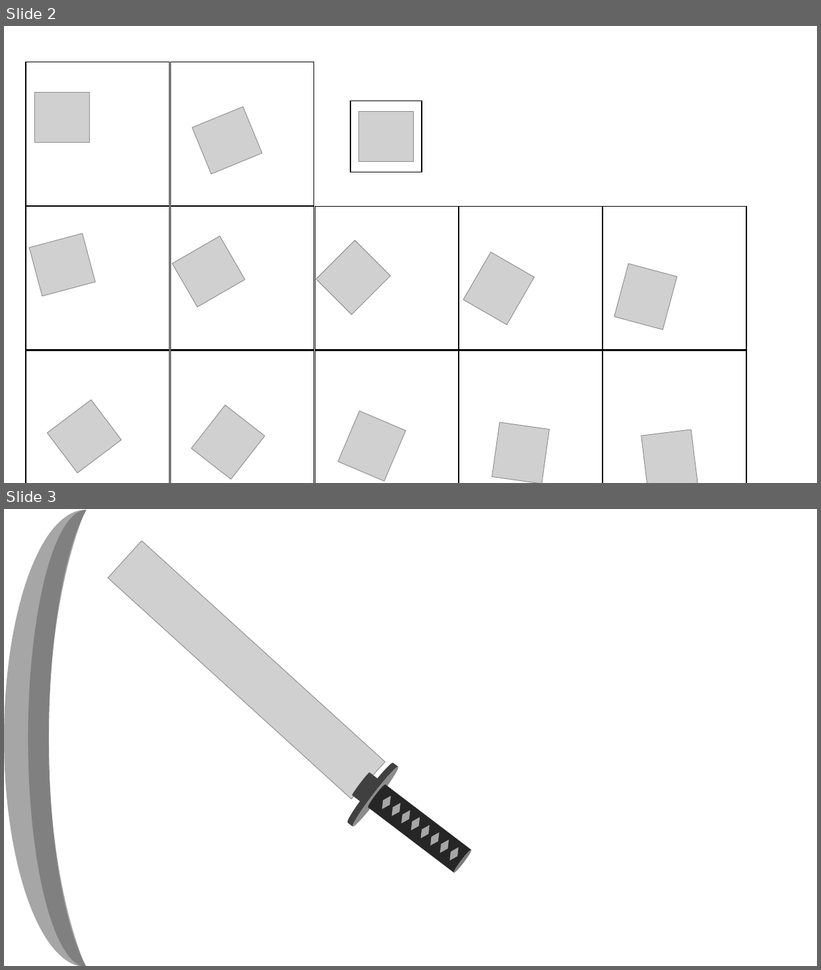
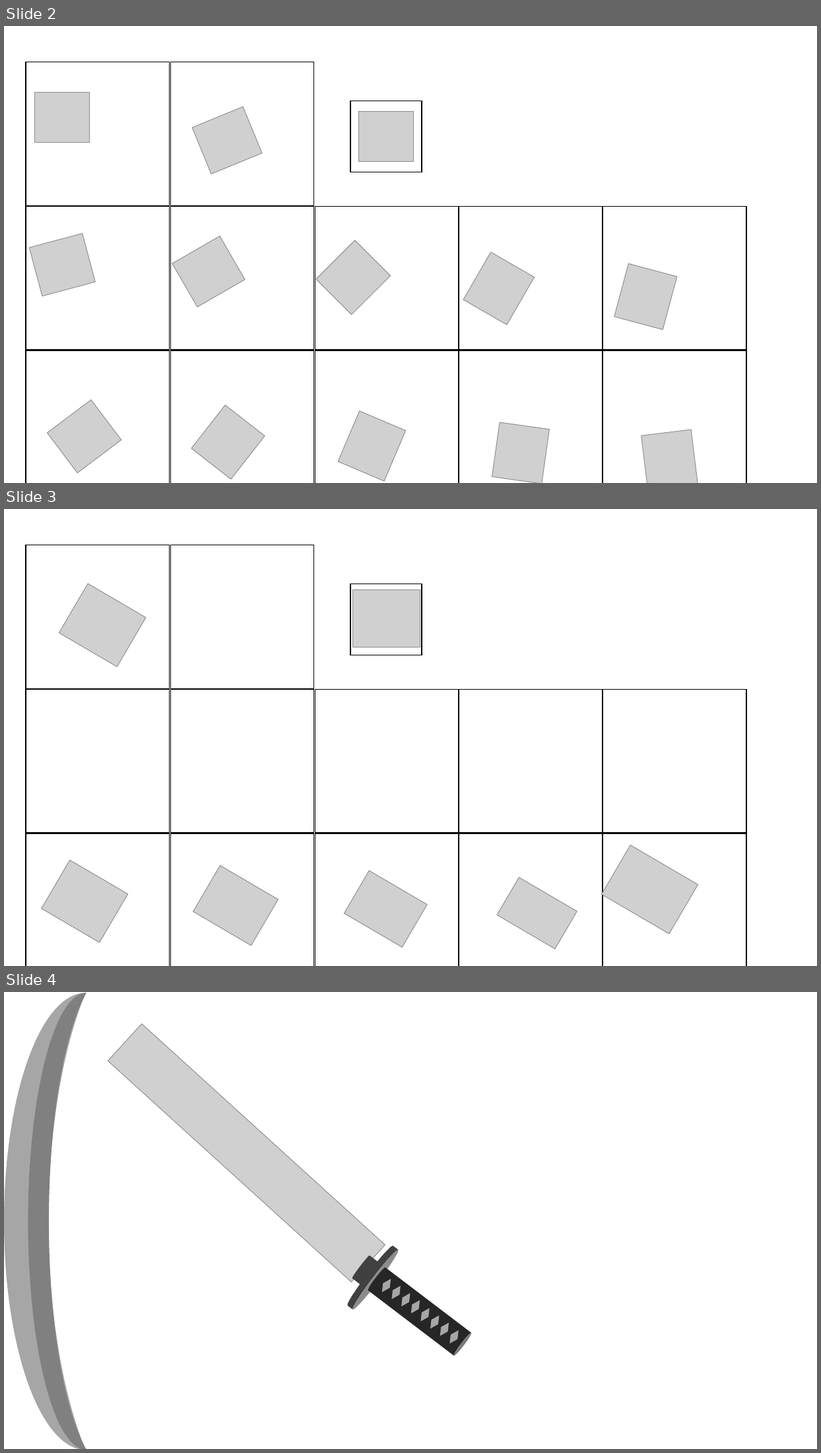
Before and after one commit to TT-3-14159265358979323846264338/towerdefense2, a slide deck: soldier weapon.pptx. Shown one above the other, each under a label of ours: slides 2 and 3 before the commit, slides 2, 3 and 4 after it. The pictures are 821x970 and 821x1453 pixels, drawn with LibreOffice and Linux fonts; fonts in the diff are those of the drawing; grey boxes stand for pictures. Boxes give left, top, right and bottom in pixels: in the first picture for what was removed or moved away, otherwise in the second. Text is boxed around its words. In the diff, an @@ line names an element or a change of style, - is before the commit and + after.

```diff
--- a/soldier weapon.pptx
+++ b/soldier weapon.pptx
@@ slide 3 added at bbox=[4, 509, 817, 966], background #FFFFFF @@
@@ rectangle added at bbox=[26, 545, 169, 689], fill #FFFFFF, outline #000000 1 pt @@
@@ rectangle added at bbox=[170, 545, 314, 689], fill #FFFFFF, outline #000000 1 pt @@
@@ picture added at bbox=[59, 584, 146, 667] @@
@@ rectangle added at bbox=[350, 584, 422, 656], fill #FFFFFF, outline #000000 1 pt @@
@@ picture added at bbox=[353, 590, 420, 648] @@
@@ rectangle added at bbox=[26, 690, 169, 833], fill #FFFFFF, outline #000000 1 pt @@
@@ rectangle added at bbox=[170, 690, 314, 833], fill #FFFFFF, outline #000000 1 pt @@
@@ rectangle added at bbox=[315, 690, 459, 833], fill #FFFFFF, outline #000000 1 pt @@
@@ rectangle added at bbox=[459, 690, 603, 833], fill #FFFFFF, outline #000000 1 pt @@
@@ rectangle added at bbox=[603, 690, 746, 833], fill #FFFFFF, outline #000000 1 pt @@
@@ rectangle added at bbox=[26, 834, 169, 966], fill #FFFFFF, outline #000000 1 pt @@
@@ rectangle added at bbox=[170, 834, 314, 966], fill #FFFFFF, outline #000000 1 pt @@
@@ rectangle added at bbox=[315, 834, 459, 966], fill #FFFFFF, outline #000000 1 pt @@
@@ rectangle added at bbox=[459, 834, 603, 966], fill #FFFFFF, outline #000000 1 pt @@
@@ rectangle added at bbox=[603, 834, 746, 966], fill #FFFFFF, outline #000000 1 pt @@
@@ picture added at bbox=[42, 861, 127, 943] @@
@@ picture added at bbox=[602, 846, 698, 935] @@
@@ picture added at bbox=[193, 866, 279, 946] @@
@@ picture added at bbox=[345, 871, 427, 948] @@
@@ picture added at bbox=[497, 877, 577, 949] @@
@@ what was slide 3 is now slide 4 @@
```
Also in this commit, not shown: 3 other slides added, 1 other file.
